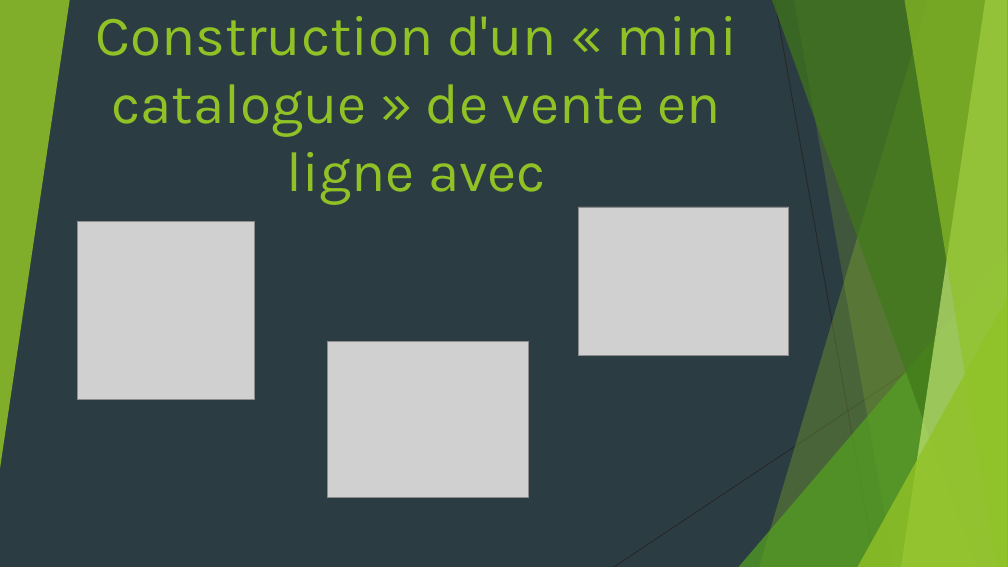
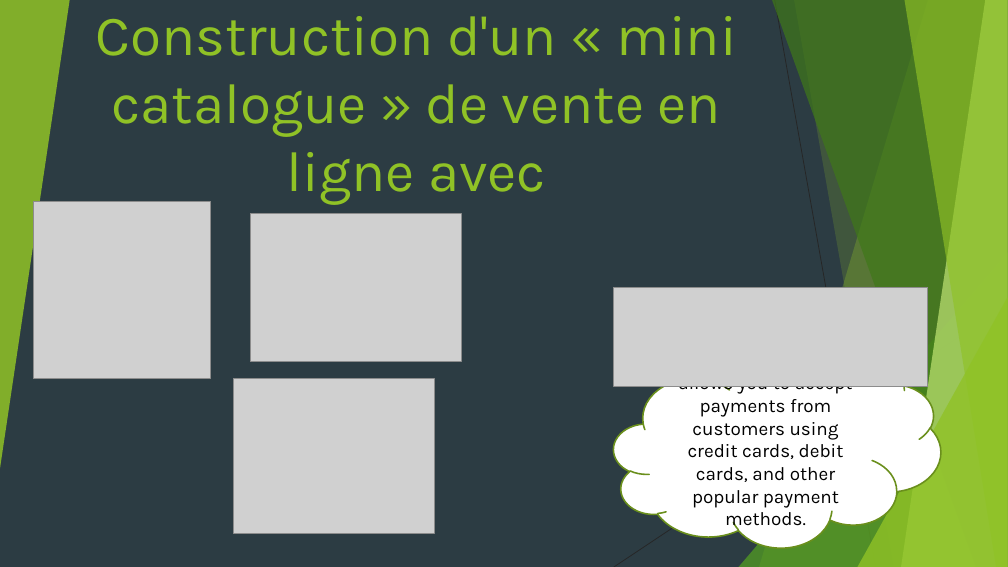
Before and after one commit to GenNelem/CEFOD-Stage, a slide deck: slide 1 of zamanna presentation.pptx. Drawn at 1008x567 pixels with LibreOffice and Linux fonts; fonts in the diff are those of the drawing; grey boxes stand for pictures. Boxes give left, top, right and bottom in pixels: in the first picture for what was removed or moved away, otherwise in the second. Text is boxed around its words. In the diff, an @@ line names an element or a change of style, - is before the commit and + after.

Commit message:
stripe payment ok

```diff
--- a/zamanna presentation.pptx
+++ b/zamanna presentation.pptx
@@ picture moved from (x1=77, y1=222, x2=254, y2=399) to (x1=33, y1=201, x2=210, y2=378) @@
@@ picture moved from (x1=578, y1=207, x2=789, y2=356) to (x1=251, y1=213, x2=461, y2=362) @@
@@ picture added at (x1=614, y1=287, x2=929, y2=386) @@
@@ picture moved from (x1=328, y1=342, x2=529, y2=497) to (x1=234, y1=378, x2=435, y2=533) @@
@@ cloud added at (x1=614, y1=362, x2=941, y2=548), fill #FFFFFF, outline #6B901C 1.5 pt, 18 pt, text #000000 @@
+allows you to accept payments from customers using credit cards, debit cards, and other popular payment methods.
```
Also in this commit, not shown: 2 other slides changed, 1 slide added, 3 other files.
